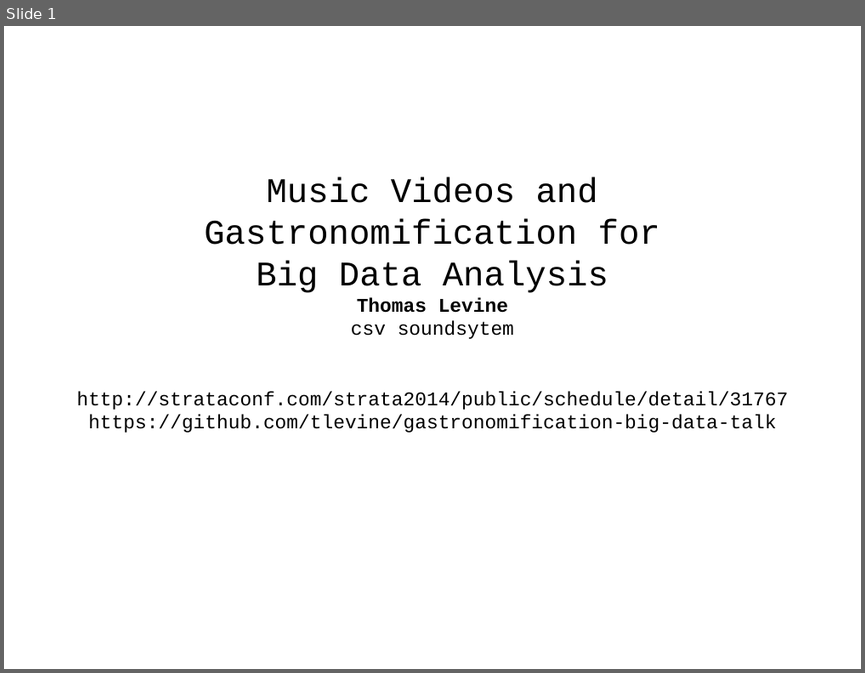
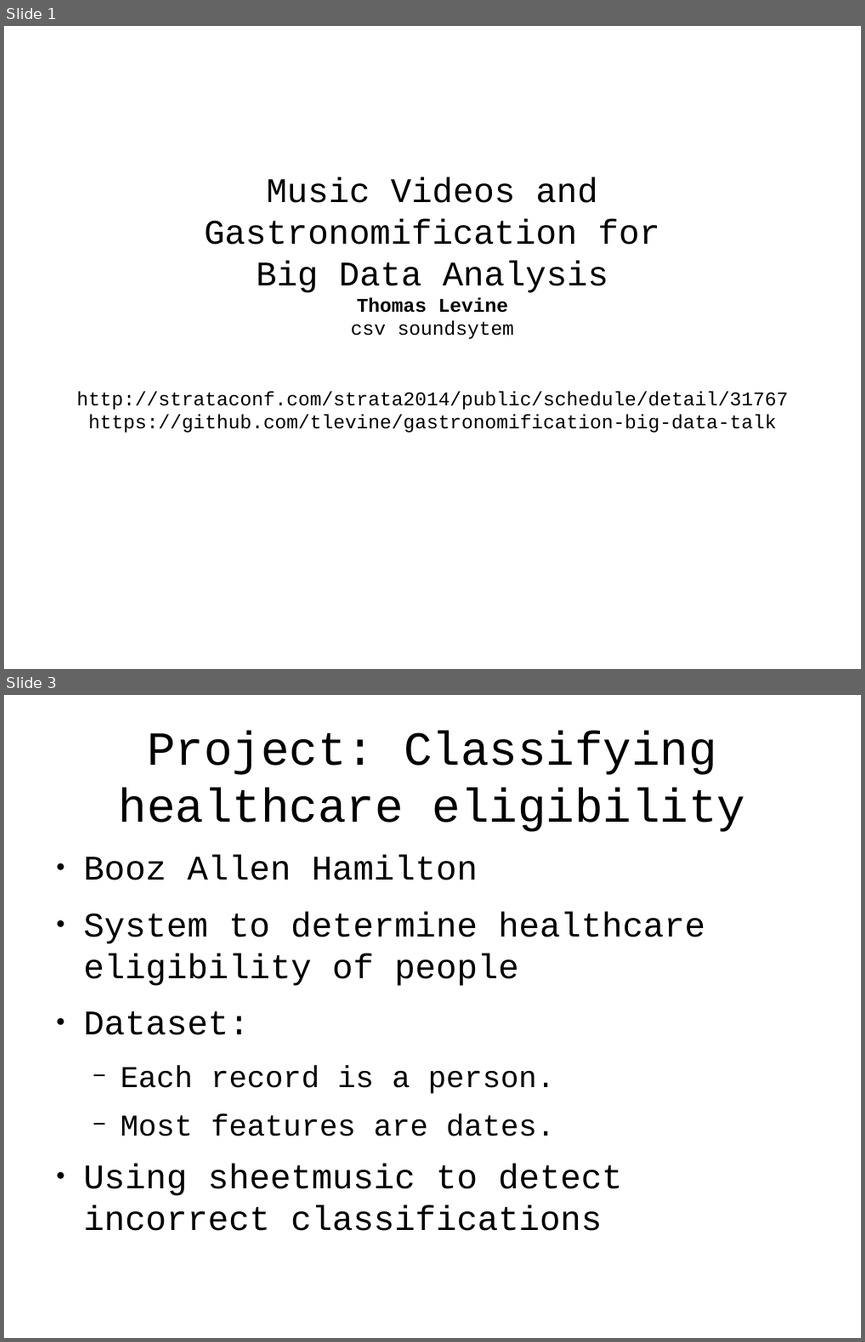
Before and after one commit to tlevine/gastronomification-big-data-talk, a slide deck: big-senses.odp. Shown one above the other, each under a label of ours: slide 1 before the commit, slides 1 and 3 after it; the slides between them are not shown. The pictures are 865x673 and 865x1342 pixels, drawn with LibreOffice and Linux fonts; fonts in the diff are those of the drawing; background and template pictures are left out. Boxes give left, top, right and bottom in pixels: in the first picture for what was removed or moved away, otherwise in the second. Text is boxed around its words. In the diff, an @@ line names an element or a change of style, - is before the commit and + after.

Commit message:
some slides

```diff
--- a/big-senses.odp
+++ b/big-senses.odp
@@ slide 3 added at bbox=[4, 695, 861, 1338], background #FFFFFF @@
@@ title added at bbox=[119, 731, 746, 832], 44 pt, text #000000 @@
+Project: Classifying healthcare eligibility
@@ text added at bbox=[84, 855, 705, 1231], 32 pt, text #000000 @@
+● Booz Allen Hamilton
+● System to determine healthcare eligibility of people
+● Dataset:
+  − Each record is a person.
+  − Most features are dates.
+● Using sheetmusic to detect incorrect classifications
```
Also in this commit, not shown: 1 other slide added, 1 slide removed.
